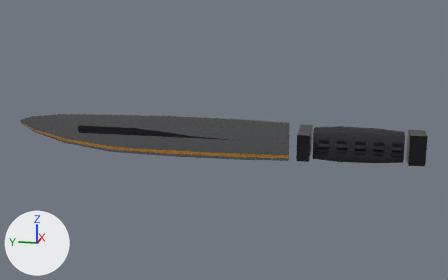
The Blender file assets/source/wpn_plasma_blade.blend: old version first, new version second.
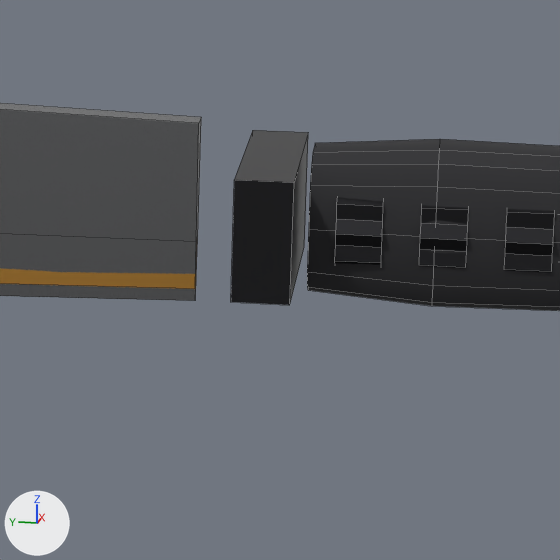
Old and new are each drawn whole from a 50 mm camera at (-0.7014, -0.0532, 0.1737) aimed at (0.0026, 0.0876, -0.0023) and again close up on the part from 55% to 82% of the width and 35% to 77% of the height. Every picture has the same lights, and +X, +Y and +Z are marked at lower left. The last two pictures show the newer version. The close-ups show mesh edges as thin lines.

Names of what the first close-up shows: 'wpn_plasma_blade'.
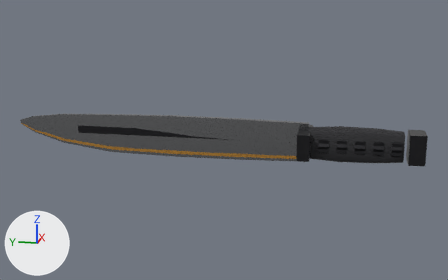
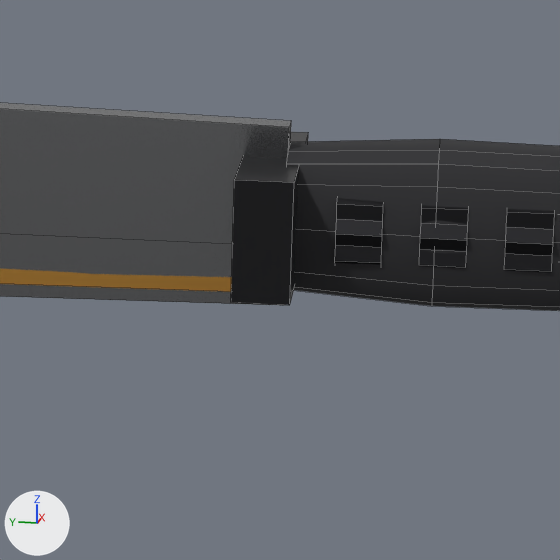
Boxes (x1, y1, x2, y2) around the edits, measured in the close-ups (560 x 560 px; the box of a moved part takes in the faces that stretch with it):
part 1 of me_wpn_plasma_blade_mesh, moved or reshaped
    before: (0, 103, 413, 304)
    after: (0, 103, 413, 305)

Diff of the bpy script that builds the scene:
```diff
--- a/assets/source/wpn_plasma_blade.blend.py
+++ b/assets/source/wpn_plasma_blade.blend.py
@@ me_wpn_plasma_blade_mesh @@
 me_wpn_plasma_blade_mesh.from_pydata(...)  # 439 vertices, 280 faces; spans x -0.028..0.028, y -0.141..0.348, z -0.025..0.025
 # used by ob_wpn_plasma_blade; location = (0.0, 0.0, 0.0)
+# me_wpn_plasma_blade_mesh part 1: all 23 vertices in x -0.013..0.013, y -0.018..0.01, z -0.023..0.023 are scaled about their middle by (1, 0, 1), then moved by (0.0, -0.008, 0.0)
 me_wpn_plasma_blade_mesh.materials.append(mat_ns_steel)
```
